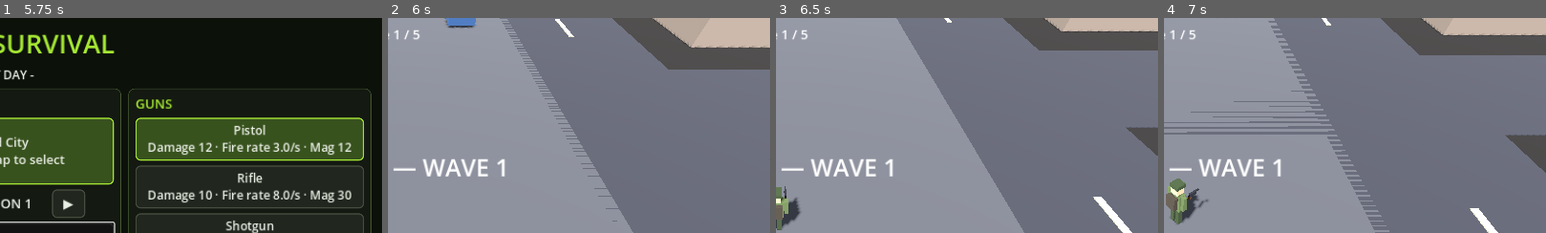
Above: before the commit, frames 1-4 (left to right).
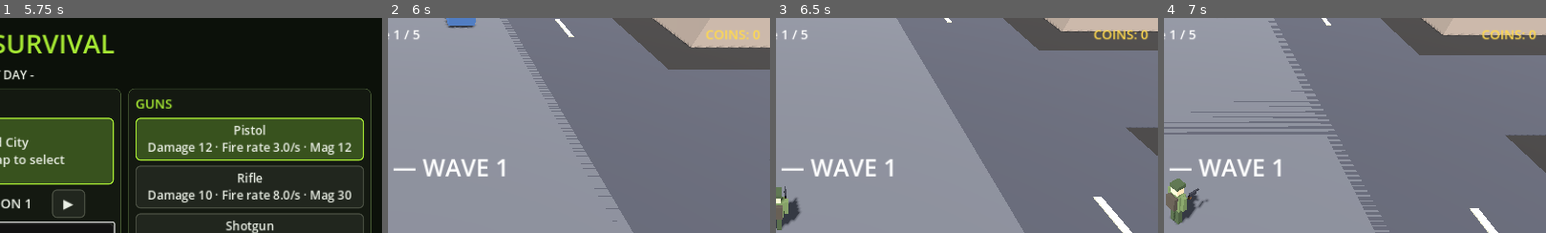
Above: after the commit, the same moments.

Repository: yousafj-dev/zombie-survival-game
Game: Godot game, scene res://scenes/title_screen.tscn
Same seed, same stepped clock (60 frames per second), same inputs: the game is played once before the commit and once after it.
Inputs (mouse positions are % of the whole screen's width and height, from its top left):
- Up to frame 1 (5.75 s): move the mouse to (72, 45) at 0.52 s; hold D 0.53-1.25 s; hold R 0.53-1.25 s; click (72, 45) at 0.67 s; tap Space at 0.77, 2.75, 3.77, 4.25 s; drag from (30, 55) to (45, 70) at 1.27 s; tap Enter at 2, 3.5, 5 s; move the mouse to (60, 28) at 2.02 s; hold D 2.03-2.75 s; hold R 2.03-2.75 s; click (60, 28) at 2.17 s; drag from (45, 70) to (20, 35) at 2.77 s; move the mouse to (80, 65) at 3.52 s; hold A 3.53-4.25 s; hold R 3.53-4.25 s; click (80, 65) at 3.67 s; drag from (20, 35) to (35, 25) at 4.27 s; move the mouse to (55, 50) at 5.02 s; hold S from 5.03 s (still down); hold R from 5.03 s (still down); click (55, 50) at 5.17 s
- Up to frame 2 (6 s): release S at 5.75 s; release R at 5.75 s; click "▶ PLAY" at 5.75 s
- Up to frame 3 (6.5 s): no input
- Up to frame 4 (7 s): drag from (8, 86) to (30, 55) at 6.52 s
The pictures show only the part of the screen within x 50-100%, y 0-50%; the shares and areas given below are measured in that part.

Frame 1 is identical in both runs. In frame 2, 0.3% of the frame differs, in the area x 83-98%, y 5-11%; in frame 3, 0.4%; in frame 4, 0.3%.

Commit message:
Rebuild: scripts/hud.gd

Diff:
--- a/scripts/hud.gd
+++ b/scripts/hud.gd
@@ -23,11 +23,19 @@
 var _result_subtitle: Label
 var _result_primary: Button
 var _result_win: bool = false
+var _coins_label: Label
+var _boss_label: Label
+var _boss_bar: ProgressBar
+var _hit_marker: Label
+var _hit_left: float = 0.0
+var _damage_flash: ColorRect
+var _flash_tween: Tween
 
 func _ready() -> void:
 	add_to_group("hud")
 	_message_label.visible = false
 	_build_result_panel()
+	_build_feedback_ui()
 	call_deferred("_bind_player")
 
 func _bind_player() -> void:
@@ -37,6 +45,10 @@
 	_player.health_changed.connect(_on_health_changed)
 	_player.ammo_changed.connect(_on_ammo_changed)
 	_player.weapon_changed.connect(_on_weapon_changed)
+	if _player.has_signal("hit_landed"):
+		_player.hit_landed.connect(_on_hit_landed)
+	if _player.has_signal("took_damage"):
+		_player.took_damage.connect(_on_took_damage)
 	# Push the player's current state once so labels are not blank.
 	_player._emit_weapon_signals()
 
@@ -48,6 +60,10 @@
 func _process(_delta: float) -> void:
 	if is_instance_valid(_player):
 		_player.set_move_input(_joystick.value)
+	if _hit_left > 0.0:
+		_hit_left -= _delta
+		if _hit_left <= 0.0 and _hit_marker != null:
+			_hit_marker.visible = false
 
 # --- mission result panel ------------------------------------------------
 ## Built in code. The tree is PAUSED while this is up, so the panel and its
@@ -127,17 +143,17 @@
 	lobby_btn.pressed.connect(_on_result_lobby)
 	v.add_child(lobby_btn)
 
-func show_result(win: bool, mission: int) -> void:
+func show_result(win: bool, mission: int, coins_earned: int = 0) -> void:
 	_result_win = win
 	if win:
 		_result_title.text = "MISSION COMPLETE"
 		_result_title.add_theme_color_override("font_color", Color(0.65, 0.91, 0.2))
-		_result_subtitle.text = "Mission %d cleared — Mission %d unlocked!" % [mission, mission + 1]
+		_result_subtitle.text = "Mission %d cleared — Mission %d unlocked!\nCoins earned: +%d" % [mission, mission + 1, coins_earned]
 		_result_primary.text = "NEXT MISSION"
 	else:
 		_result_title.text = "YOU DIED — MISSION FAILED"
 		_result_title.add_theme_color_override("font_color", Color(0.95, 0.35, 0.3))
-		_result_subtitle.text = "Mission %d" % mission
+		_result_subtitle.text = "Mission %d\nCoins earned: +%d" % [mission, coins_earned]
 		_result_primary.text = "RETRY"
 	_result_backdrop.visible = true
 	_result_panel.visible = true
@@ -151,10 +167,115 @@
 func _on_result_lobby() -> void:
 	get_tree().call_group("game_manager", "back_to_lobby")
 
+# --- feedback UI (coins, boss bar, hit marker, damage flash) -------------
+## Built in code like the result panel, so hud.tscn stays untouched.
+
+func _build_feedback_ui() -> void:
+	_coins_label = Label.new()
+	_coins_label.name = "CoinsLabel"
+	_coins_label.set_anchors_preset(Control.PRESET_TOP_RIGHT)
+	_coins_label.offset_left = -260.0
+	_coins_label.offset_top = 12.0
+	_coins_label.offset_right = -16.0
+	_coins_label.offset_bottom = 44.0
+	_coins_label.horizontal_alignment = HORIZONTAL_ALIGNMENT_RIGHT
+	_coins_label.add_theme_font_size_override("font_size", 22)
+	_coins_label.add_theme_color_override("font_color", Color(1.0, 0.85, 0.3))
+	_coins_label.text = "COINS: 0"
+	add_child(_coins_label)
+
+	_boss_label = Label.new()
+	_boss_label.name = "BossLabel"
+	_boss_label.set_anchors_preset(Control.PRESET_CENTER_TOP)
+	_boss_label.offset_left = -250.0
+	_boss_label.offset_top = 50.0
+	_boss_label.offset_right = 250.0
+	_boss_label.offset_bottom = 78.0
+	_boss_label.horizontal_alignment = HORIZONTAL_ALIGNMENT_CENTER
+	_boss_label.add_theme_font_size_override("font_size", 20)
+	_boss_label.add_theme_color_override("font_color", Color(0.95, 0.35, 0.3))
+	_boss_label.text = "BOSS"
+	_boss_label.visible = false
+	add_child(_boss_label)
+
+	_boss_bar = ProgressBar.new()
+	_boss_bar.name = "BossBar"
+	_boss_bar.set_anchors_preset(Control.PRESET_CENTER_TOP)
+	_boss_bar.offset_left = -250.0
+	_boss_bar.offset_top = 80.0
+	_boss_bar.offset_right = 250.0
+	_boss_bar.offset_bottom = 98.0
+	_boss_bar.max_value = 100.0
+	_boss_bar.value = 100.0
+	_boss_bar.show_percentage = false
+	var bg := StyleBoxFlat.new()
+	bg.bg_color = Color(0.1, 0.05, 0.05, 0.85)
+	bg.set_corner_radius_all(4)
+	_boss_bar.add_theme_stylebox_override("background", bg)
+	var fill := StyleBoxFlat.new()
+	fill.bg_color = Color(0.85, 0.15, 0.15)
+	fill.set_corner_radius_all(4)
+	_boss_bar.add_theme_stylebox_override("fill", fill)
+	_boss_bar.visible = false
+	add_child(_boss_bar)
+
+	_hit_marker = Label.new()
+	_hit_marker.name = "HitMarker"
+	_hit_marker.set_anchors_preset(Control.PRESET_CENTER)
+	_hit_marker.offset_left = -30.0
+	_hit_marker.offset_top = -34.0
+	_hit_marker.offset_right = 30.0
+	_hit_marker.offset_bottom = 34.0
+	_hit_marker.horizontal_alignment = HORIZONTAL_ALIGNMENT_CENTER
+	_hit_marker.vertical_alignment = VERTICAL_ALIGNMENT_CENTER
+	_hit_marker.add_theme_font_size_override("font_size", 44)
+	_hit_marker.add_theme_color_override("font_color", Color(1, 1, 1))
+	_hit_marker.add_theme_color_override("font_shadow_color", Color(0, 0, 0, 0.8))
+	_hit_marker.add_theme_constant_override("shadow_offset_x", 2)
+	_hit_marker.add_theme_constant_override("shadow_offset_y", 2)
+	_hit_marker.text = "×"
+	_hit_marker.visible = false
+	add_child(_hit_marker)
+
+	_damage_flash = ColorRect.new()
+	_damage_flash.name = "DamageFlash"
+	_damage_flash.set_anchors_preset(Control.PRESET_FULL_RECT)
+	_damage_flash.color = Color(0.85, 0.1, 0.1, 0.0)
+	_damage_flash.mouse_filter = Control.MOUSE_FILTER_IGNORE
+	add_child(_damage_flash)
+
+func _on_hit_landed() -> void:
+	_hit_marker.visible = true
+	_hit_left = 0.09
+
+func _on_took_damage() -> void:
+	if _flash_tween != null and _flash_tween.is_valid():
+		_flash_tween.kill()
+	_damage_flash.color = Color(0.85, 0.1, 0.1, 0.3)
+	_flash_tween = create_tween()
+	_flash_tween.tween_property(_damage_flash, "color:a", 0.0, 0.4)
+
 # --- called by the game manager ----------------------------------------
 
 func set_wave_text(wave: int, total: int, alive: int) -> void:
 	_wave_label.text = "Wave %d / %d   ·   Zombies: %d" % [wave, total, alive]
+
+func set_coins(coins: int) -> void:
+	if _coins_label != null:
+		_coins_label.text = "COINS: %d" % coins
+
+func show_boss_bar(title: String) -> void:
+	_boss_label.text = title
+	_boss_label.visible = true
+	_boss_bar.visible = true
+
+func set_boss_health(current: int, maximum: int) -> void:
+	_boss_bar.max_value = maxi(1, maximum)
+	_boss_bar.value = clampi(current, 0, maxi(1, maximum))
+
+func hide_boss_bar() -> void:
+	_boss_label.visible = false
+	_boss_bar.visible = false
 
 func show_message(text: String, seconds: float = 2.5) -> void:
 	_message_label.text = text
